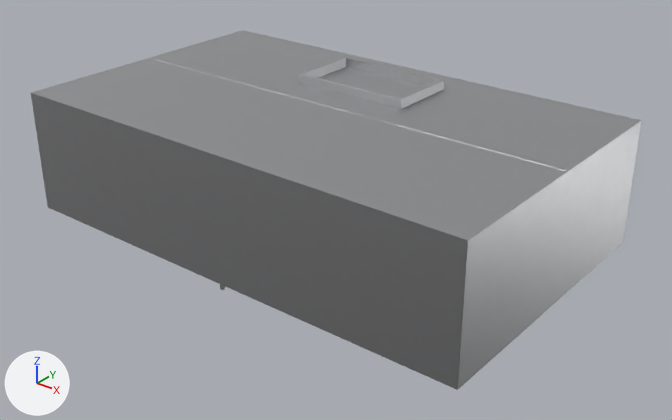
The Blender file docs/objetos/blend/KC.blend: old version first, new version second.
Before and after are seen from a camera (50 mm lens) standing at (2.13, -2.59, 1.68) and looking at (0.08, -0.03, 0.1). The lights are fixed; the arrows at lower left show +X, +Y and +Z. The first picture is the older version.

In view in the first picture: 'boca de salida', 'frontal', 'lateral derecho', 'techo' and 3 more.
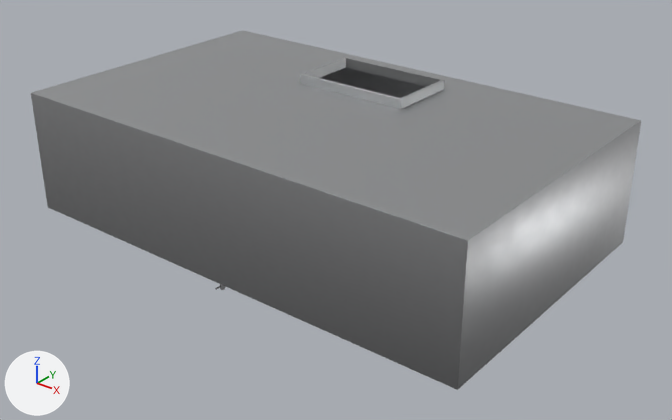
Changed parts and their boxes [x1, y1, x2, y2] in the pictures (672 x 420 px):
'techo', reshaped
    before: [31, 30, 641, 241]
    after: [32, 30, 641, 240]
part 1 of me_lateral_derecho, shading changed
    both: [457, 121, 641, 389]
part 2 of me_techo, cut back
    both: [69, 57, 641, 240]
'trasera', unchanged, uncovered by the edit
    before: [274, 37, 641, 239]
    after: [243, 30, 637, 120]

Diff of the bpy script that builds the scene:
```diff
--- a/docs/objetos/blend/KC.blend.py
+++ b/docs/objetos/blend/KC.blend.py
@@ me_lateral_derecho @@
 me_lateral_derecho.from_pydata(...)  # 56 vertices, 54 faces; spans x 0.998..1.0, y -0.6..0.6, z 0.0..0.5
 # used by ob_lateral_derecho; parent = ob_kc; location = (0.0, 0.0, 0.0)
+# me_lateral_derecho part 1: edges marked sharp go from 0 to 108
 me_lateral_derecho.materials.append(mat_inox_satinado)
@@ me_techo @@
 # used by ob_techo; parent = ob_kc; location = (0.0, 0.0, 0.0)
-me_techo.from_pydata(...)  # 8 vertices, 6 faces; spans x -1.0..1.0, y -0.6..0.6, z 0.5
+me_techo.from_pydata(...)  # 16 vertices, 12 faces; spans x -1.0..1.0, y -0.6..0.6, z 0.5
+# me_techo part 2
+# 2 faces are deleted
+# 8 vertices are added at x -0.24..0.24, y 0.16..0.44, z 0.5
+# 8 new faces join them
 me_techo.materials.append(mat_galvanizado)
```
